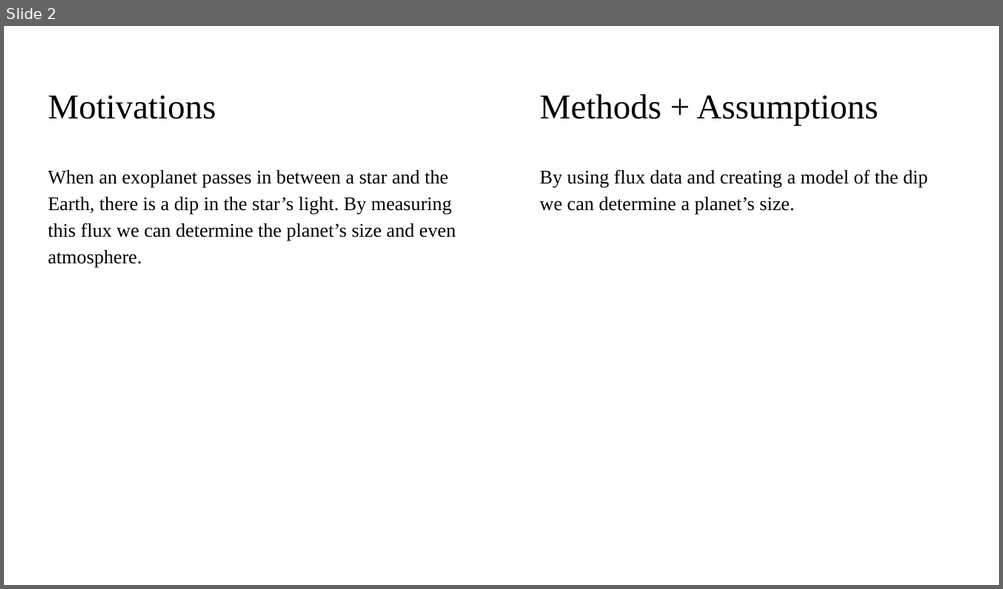
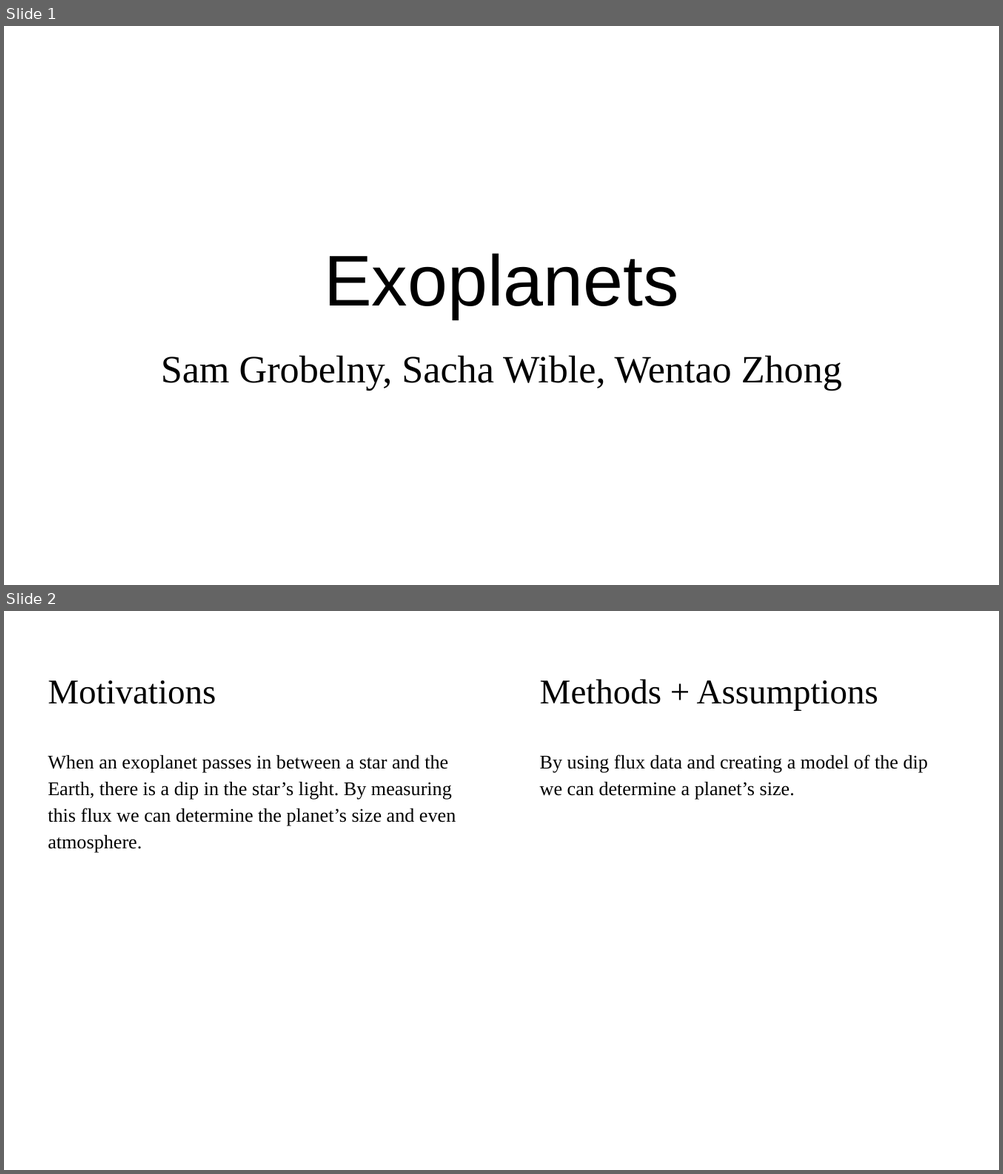
Before and after one commit to sawible/AHHHHHHHHHHH, a slide deck: Exoplanets/Exoplanets.pptx. Shown one above the other, each under a label of ours: slide 2 before the commit, slides 1 and 2 after it. The pictures are 1003x589 and 1003x1174 pixels, drawn with LibreOffice and Linux fonts; fonts in the diff are those of the drawing. Boxes give left, top, right and bottom in pixels: in the first picture for what was removed or moved away, otherwise in the second. Text is boxed around its words. In the diff, an @@ line names an element or a change of style, - is before the commit and + after.

```diff
--- a/Exoplanets/Exoplanets.pptx
+++ b/Exoplanets/Exoplanets.pptx
@@ slide 1 added at box(4, 26, 999, 585), background #FFFFFF @@
@@ title added at box(324, 253, 679, 318), 52 pt, text #000000 @@
+Exoplanets
@@ subtitle added at box(161, 355, 842, 391), 28 pt, text #000000 @@
+Sam Grobelny, Sacha Wible, Wentao Zhong
```
Also in this commit, not shown: 1 slide removed.
